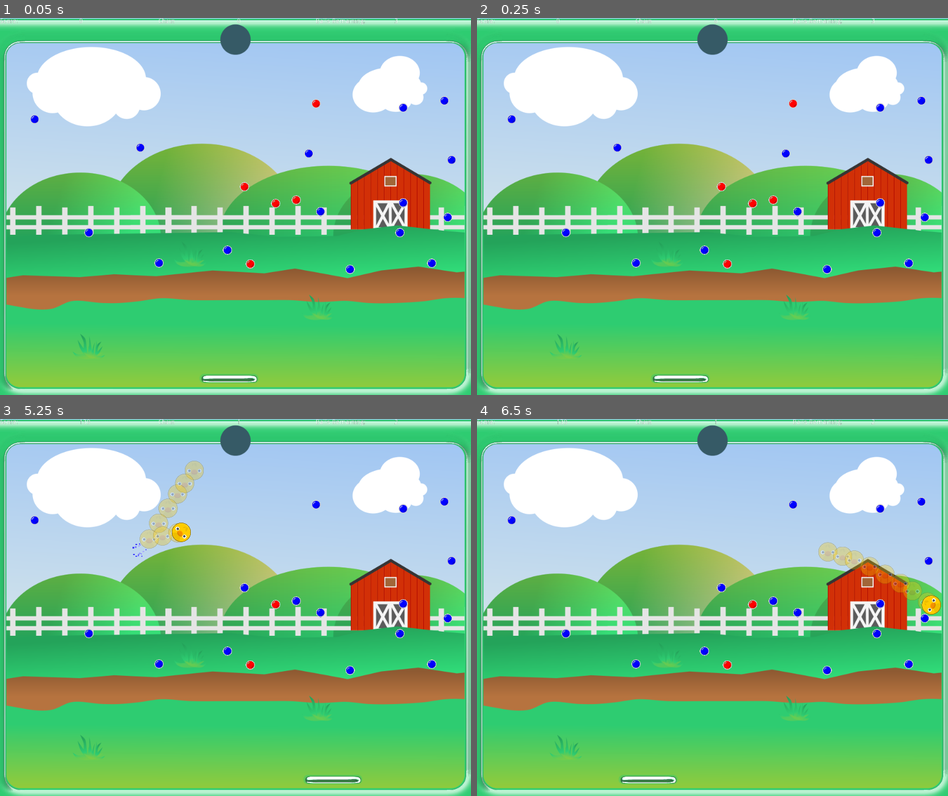
Above: before the commit, frames 1-4 (two rows, left to right).
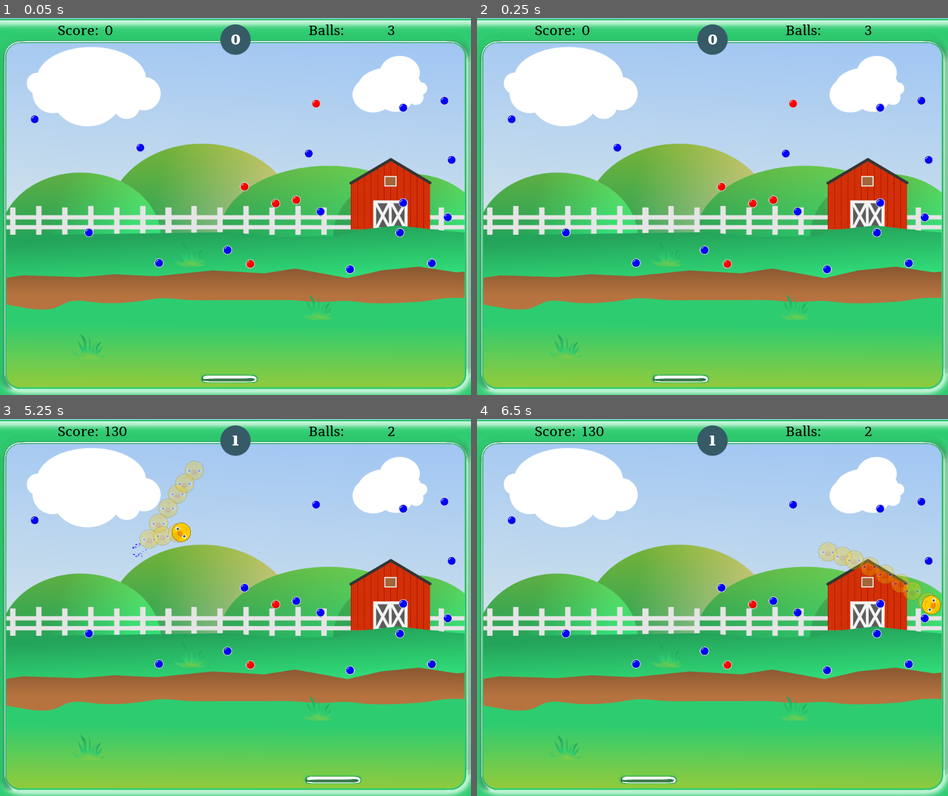
Above: after the commit, the same moments.

Repository: doctor-g/GGJ21
Game: Godot game, scene res://src/Level.tscn
The game is run twice, just before and just after one commit, with the same random seed, the same clock (stepped at 60 frames per second) and the same inputs.
Inputs (mouse positions are in pixels of both pictures, inside the frame that each line leads up to):
- Up to frame 1 (0.05 s): no input
- Up to frame 2 (0.25 s): no input
- Up to frame 3 (5.25 s): move the mouse to (339, 588) at 0.52 s; click (339, 588) at 0.67 s; move the mouse to (141, 626) at 1.27 s; click (141, 626) at 1.42 s; move the mouse to (282, 524) at 2.02 s; click (282, 524) at 2.17 s; move the mouse to (211, 682) at 2.77 s; click (211, 682) at 2.92 s; move the mouse to (376, 664) at 3.52 s; click (376, 664) at 3.67 s; move the mouse to (94, 550) at 4.27 s; click (94, 550) at 4.42 s; move the mouse to (259, 607) at 5.02 s; click (259, 607) at 5.17 s
- Up to frame 4 (6.5 s): move the mouse to (641, 513) at 5.77 s; click (641, 513) at 5.92 s

The runs differ from the first frame. In frame 1, 0.3% of the frame differs, in the area x 0-85%, y 0-8%; in frame 2, 0.3%; in frame 3, 0.3%; in frame 4, 0.3%.

Commit message:
Improve HUD display

Diff:
--- a/project/src/HUD.gd
+++ b/project/src/HUD.gd
@@ -1,7 +1,7 @@
-extends GridContainer
+extends Control
 
-onready var _score_label := $ScoreLabel
-onready var _lives_label := $BallsLabel
+onready var _score_label := $ScoreBox/ScoreLabel
+onready var _lives_label := $LivesBox/LivesLabel
 onready var _chain_label := $ChainLabel
 
 
--- a/project/src/HUD.tscn
+++ b/project/src/HUD.tscn
@@ -1,12 +1,21 @@
-[gd_scene load_steps=3 format=2]
+[gd_scene load_steps=7 format=2]
 
 [ext_resource path="res://src/HUD.gd" type="Script" id=1]
 [ext_resource path="res://assets/frame.png" type="Texture" id=2]
+[ext_resource path="res://assets/fonts/Tienne-Regular.ttf" type="DynamicFontData" id=3]
+[ext_resource path="res://assets/fonts/Tienne-Black.ttf" type="DynamicFontData" id=4]
 
-[node name="HUD" type="GridContainer"]
+[sub_resource type="DynamicFont" id=2]
+size = 32
+font_data = ExtResource( 4 )
+
+[sub_resource type="DynamicFont" id=1]
+size = 28
+font_data = ExtResource( 3 )
+
+[node name="HUD" type="Control"]
 anchor_right = 1.0
 margin_bottom = 14.0
-columns = 6
 script = ExtResource( 1 )
 __meta__ = {
 "_edit_use_anchors_": false
@@ -16,43 +25,79 @@
 texture = ExtResource( 2 )
 centered = false
 
-[node name="Label" type="Label" parent="."]
-margin_right = 163.0
-margin_bottom = 14.0
+[node name="ChainLabel" type="Label" parent="."]
+margin_left = 489.946
+margin_top = 25.4712
+margin_right = 510.946
+margin_bottom = 69.4712
 size_flags_horizontal = 3
-text = "Score:"
+custom_fonts/font = SubResource( 2 )
+text = "0"
+align = 1
+__meta__ = {
+"_edit_use_anchors_": false
+}
 
-[node name="ScoreLabel" type="Label" parent="."]
-margin_left = 167.0
-margin_right = 330.0
-margin_bottom = 14.0
+[node name="ScoreBox" type="HBoxContainer" parent="."]
+margin_left = 122.861
+margin_top = 8.98984
+margin_right = 231.861
+margin_bottom = 48.9898
+__meta__ = {
+"_edit_use_anchors_": false
+}
+
+[node name="Label" type="Label" parent="ScoreBox"]
+margin_top = 1.0
+margin_right = 95.0
+margin_bottom = 39.0
 size_flags_horizontal = 3
-text = "0"
+custom_fonts/font = SubResource( 1 )
+custom_colors/font_color = Color( 0, 0, 0, 1 )
+text = "Score: "
 
-[node name="Label3" type="Label" parent="."]
-margin_left = 334.0
-margin_right = 497.0
-margin_bottom = 14.0
+[node name="ScoreLabel" type="Label" parent="ScoreBox"]
+margin_left = 99.0
+margin_top = 1.0
+margin_right = 184.0
+margin_bottom = 39.0
 size_flags_horizontal = 3
-text = "Chain"
+custom_fonts/font = SubResource( 1 )
+custom_colors/font_color = Color( 0, 0, 0, 1 )
+text = "00000"
+align = 2
+__meta__ = {
+"_edit_use_anchors_": false
+}
 
-[node name="ChainLabel" type="Label" parent="."]
-margin_left = 501.0
-margin_right = 664.0
-margin_bottom = 14.0
+[node name="LivesBox" type="HBoxContainer" parent="."]
+margin_left = 654.76
+margin_top = 8.98984
+margin_right = 838.76
+margin_bottom = 48.9898
+__meta__ = {
+"_edit_use_anchors_": false
+}
+
+[node name="Label" type="Label" parent="LivesBox"]
+margin_top = 1.0
+margin_right = 90.0
+margin_bottom = 39.0
 size_flags_horizontal = 3
-text = "0"
+custom_fonts/font = SubResource( 1 )
+custom_colors/font_color = Color( 0, 0, 0, 1 )
+text = "Balls: "
 
-[node name="Label2" type="Label" parent="."]
-margin_left = 668.0
-margin_right = 831.0
-margin_bottom = 14.0
+[node name="LivesLabel" type="Label" parent="LivesBox"]
+margin_left = 94.0
+margin_top = 1.0
+margin_right = 184.0
+margin_bottom = 39.0
 size_flags_horizontal = 3
-text = "Balls Remaining:"
-
-[node name="BallsLabel" type="Label" parent="."]
-margin_left = 835.0
-margin_right = 998.0
-margin_bottom = 14.0
-size_flags_horizontal = 3
-text = "0"
+custom_fonts/font = SubResource( 1 )
+custom_colors/font_color = Color( 0, 0, 0, 1 )
+text = "00"
+align = 2
+__meta__ = {
+"_edit_use_anchors_": false
+}
Not shown, added: project/assets/fonts/OFL.txt
Binary file added: project/assets/fonts/Tienne-Black.ttf
Binary file added: project/assets/fonts/Tienne-Bold.ttf
Binary file added: project/assets/fonts/Tienne-Regular.ttf
Not shown, changed: README.md
